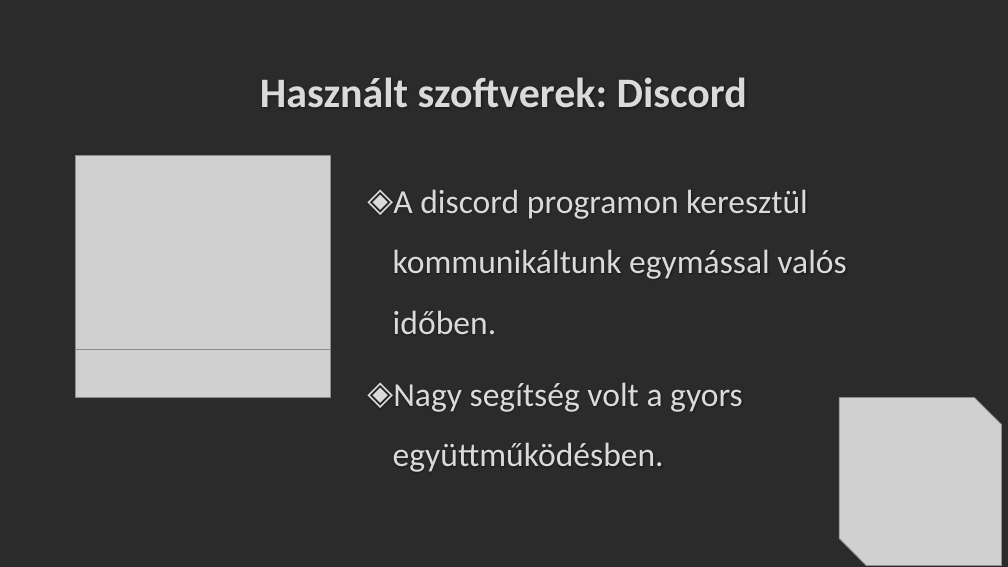
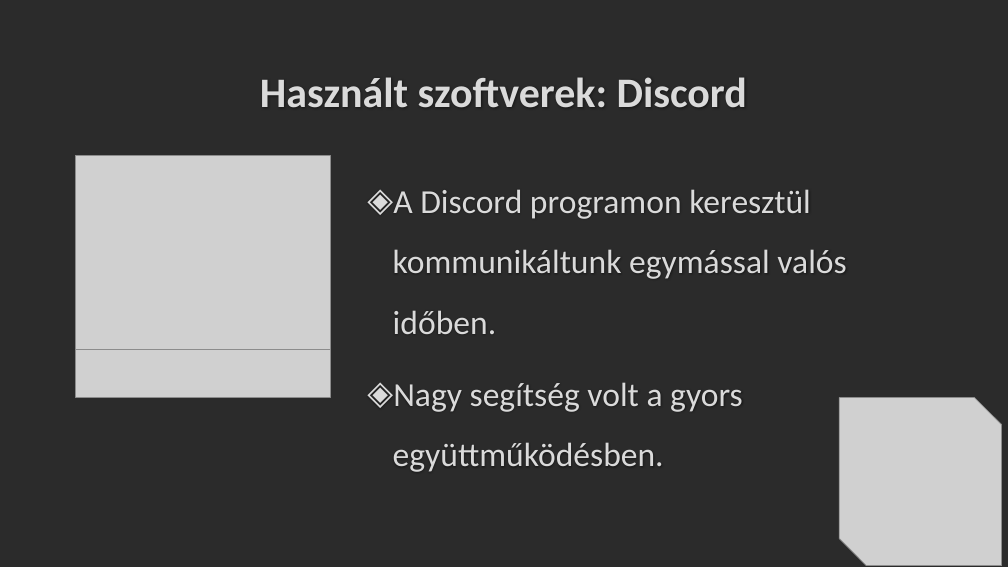
Before and after one commit to Peter-2007/FOPS, a slide deck: slide 5 of FOPS_Osztálykirándulás_Prezentáció.pptx. Drawn at 1008x567 pixels with LibreOffice and Linux fonts; fonts in the diff are those of the drawing; grey boxes stand for pictures; background and template pictures are left out; a plain dark background stands for a picture behind light text. Boxes give left, top, right and bottom in pixels: in the first picture for what was removed or moved away, otherwise in the second. Text is boxed around its words. In the diff, an @@ line names an element or a change of style, - is before the commit and + after.

```diff
--- a/FOPS_Osztálykirándulás_Prezentáció.pptx
+++ b/FOPS_Osztálykirándulás_Prezentáció.pptx
@@ text at (393,189,846,334): text changed @@
-◈ A discord programon keresztül kommunikáltunk egymással valós időben.
+◈ A Discord programon keresztül kommunikáltunk egymással valós időben.
```
Also in this commit, not shown: 2 other slides changed, 1 slide added, 1 other file.
